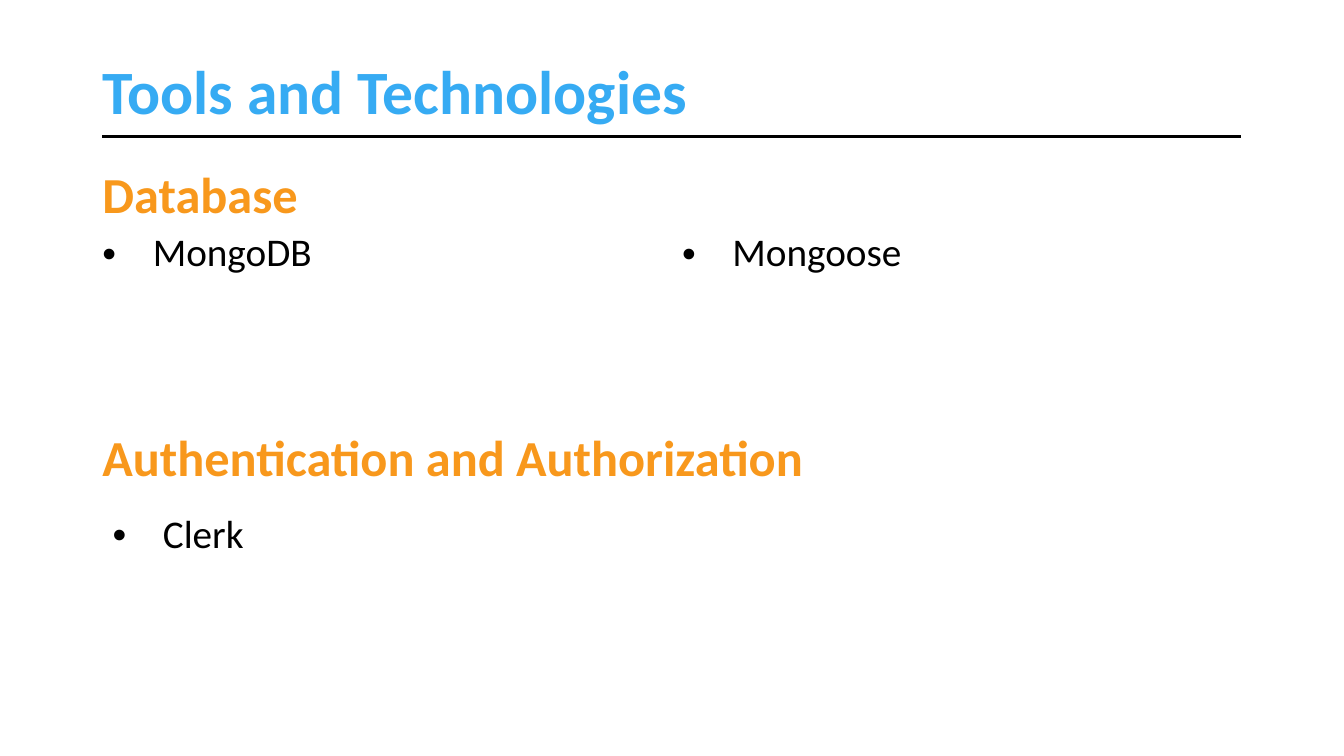
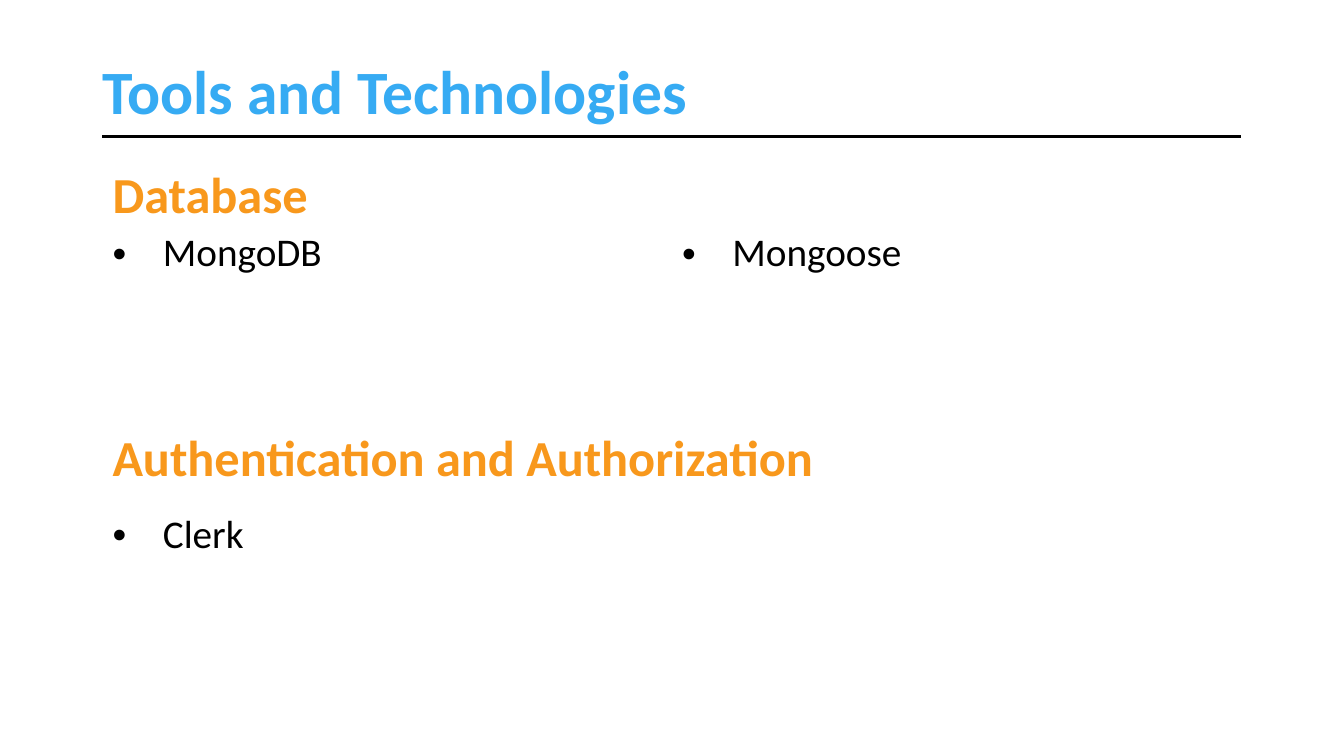
Before and after one commit to muhammadahsanmirza/fyp-constituency-connect, a slide deck: slide 27 of 4- Idea Evaluation/Idea Evaluation Slides - Working Draft.pptx (slide 24 before the commit). Drawn at 1344x756 pixels with LibreOffice and Linux fonts; fonts in the diff are those of the drawing. Boxes give left, top, right and bottom in pixels: in the first picture for what was removed or moved away, otherwise in the second. Text is boxed around its words. In the diff, an @@ line names an element or a change of style, - is before the commit and + after.

```diff
--- a/4- Idea Evaluation/Idea Evaluation Slides - Working Draft.pptx
+++ b/4- Idea Evaluation/Idea Evaluation Slides - Working Draft.pptx
@@ text "Database": place and size @@
-text "Database" at (102, 177, 297, 214)
+text "Database" at (113, 177, 308, 214)
@@ table: place and size @@
-table at (93, 225, 1252, 282)
+table at (103, 225, 1242, 282)
@@ text "Authentication and Authorization": place and size @@
-text "Authentication and Authorization" at (102, 440, 803, 477)
+text "Authentication and Authorization" at (113, 440, 813, 477)
```
Also in this commit, not shown: 13 other slides changed, 3 slides added.
